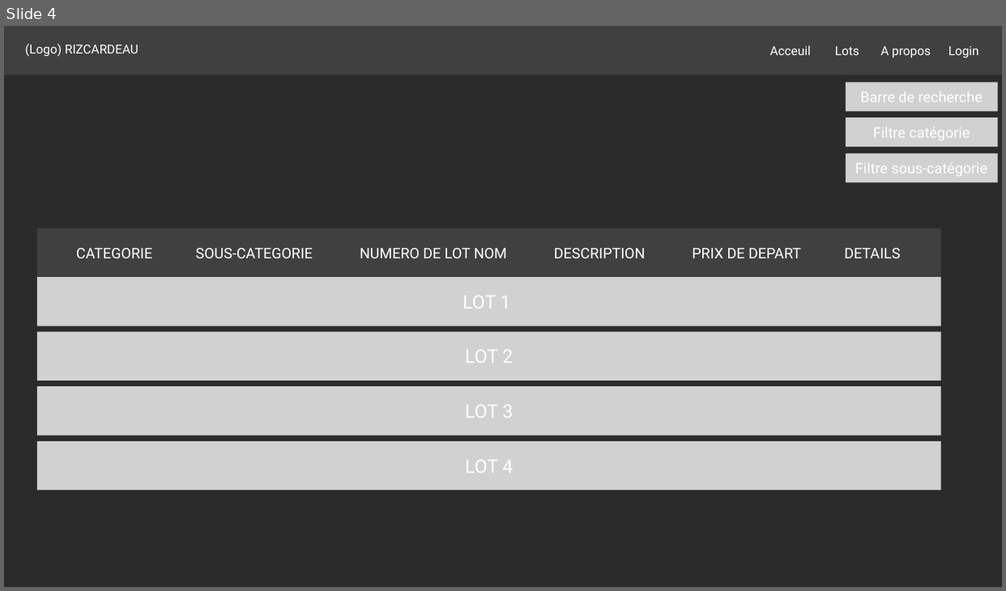
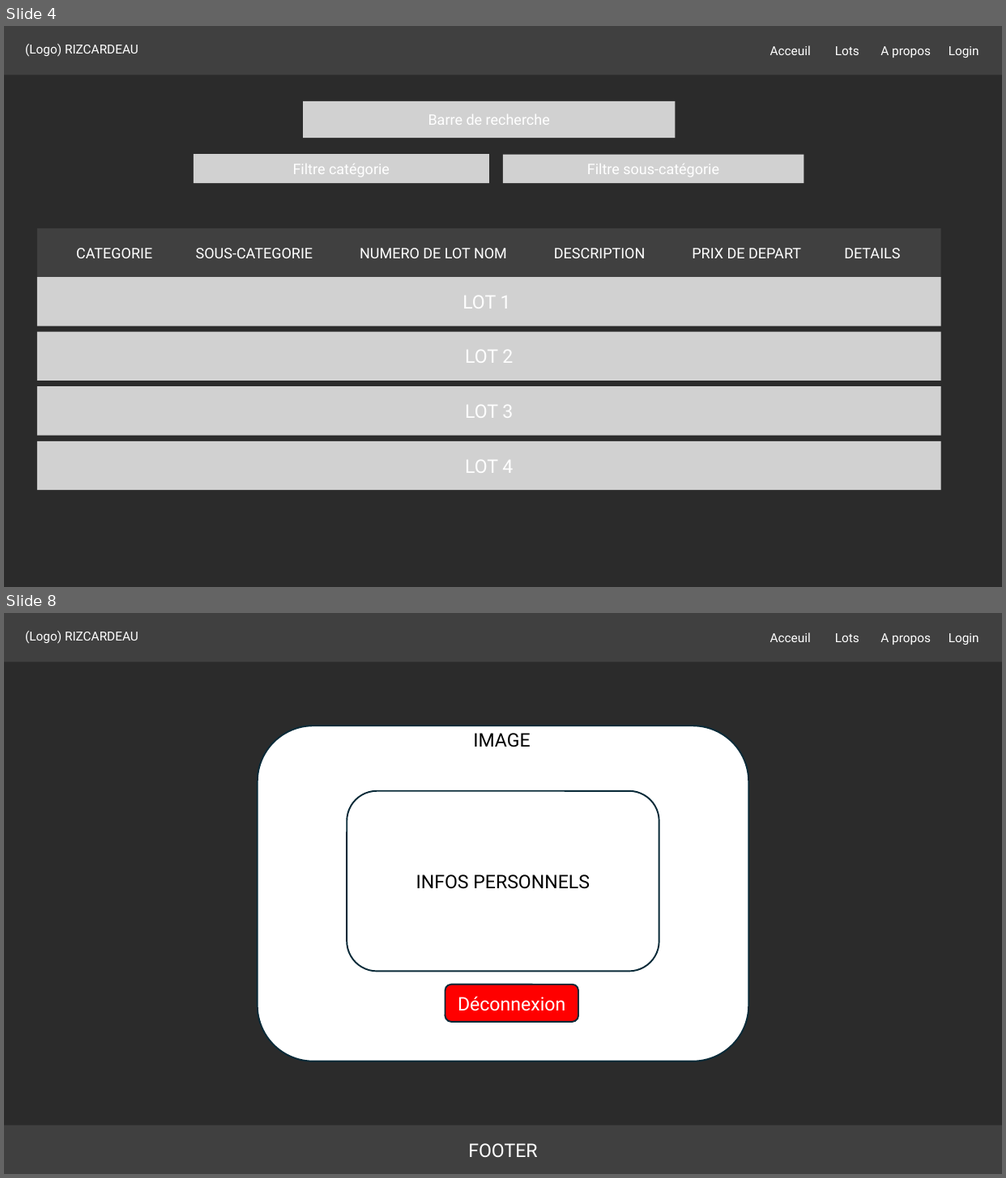
Before and after one commit to ETML-ES-PROJ-LABE-LAFE/LesJardiniersDuDimanche-Frontend, a slide deck: Annexes/MockupEnchere.pptx. Shown one above the other, each under a label of ours: slide 4 before the commit, slides 4 and 8 after it; the slides between them are not shown. The pictures are 1006x591 and 1006x1178 pixels, drawn with LibreOffice and Linux fonts; fonts in the diff are those of the drawing; background and template pictures are left out; a plain dark background stands for a picture behind light text. Boxes give left, top, right and bottom in pixels: in the first picture for what was removed or moved away, otherwise in the second. Text is boxed around its words. In the diff, an @@ line names an element or a change of style, - is before the commit and + after.

```diff
--- a/Annexes/MockupEnchere.pptx
+++ b/Annexes/MockupEnchere.pptx
@@ slide 8 added at [4, 613, 1002, 1174], background picture (left out) @@
@@ rectangle added at [4, 613, 1002, 662], fill #404040 @@
@@ text added at [25, 631, 138, 644], 12 pt, text #FFFFFF @@
+(Logo) RIZCARDEAU
@@ text added at [770, 632, 811, 642], 12 pt, text #FFFFFF @@
+Acceuil
@@ text added at [835, 633, 859, 642], 12 pt, text #FFFFFF @@
+Lots
@@ text added at [880, 633, 931, 645], 12 pt, text #FFFFFF @@
+A propos
@@ text added at [948, 633, 979, 645], 12 pt, text #FFFFFF @@
+Login
@@ rounded rectangle added at [257, 726, 748, 1063], fill #FFFFFF, outline #092A39 1.5 pt @@
@@ text added at [473, 733, 530, 747], 18 pt, text #000000 @@
+IMAGE
@@ rounded rectangle added at [347, 791, 659, 972], fill #FFFFFF, outline #092A39 1.5 pt, 18 pt, text #000000 @@
+INFOS PERSONNELS
@@ rounded rectangle added at [445, 985, 578, 1023], fill #FF0000, outline #092A39 1.5 pt, 18 pt, text #FFFFFF @@
+Déconnexion
@@ rectangle added at [4, 1126, 1002, 1174], fill #404040, 18 pt, text #FFFFFF @@
+FOOTER
@@ slide 4 changed as well @@
@@ rectangle "Barre de recherche": place and size @@
-rectangle "Barre de recherche" at [846, 82, 997, 111]
+rectangle "Barre de recherche" at [303, 101, 675, 139]
@@ rectangle "Filtre catégorie": place and size @@
-rectangle "Filtre catégorie" at [846, 118, 997, 148]
+rectangle "Filtre catégorie" at [194, 154, 489, 183]
@@ rectangle "Filtre sous-catégorie": place and size @@
-rectangle "Filtre sous-catégorie" at [846, 153, 997, 182]
+rectangle "Filtre sous-catégorie" at [503, 155, 804, 183]
```
Also in this commit, not shown: 3 other slides changed, 3 other slides added.
